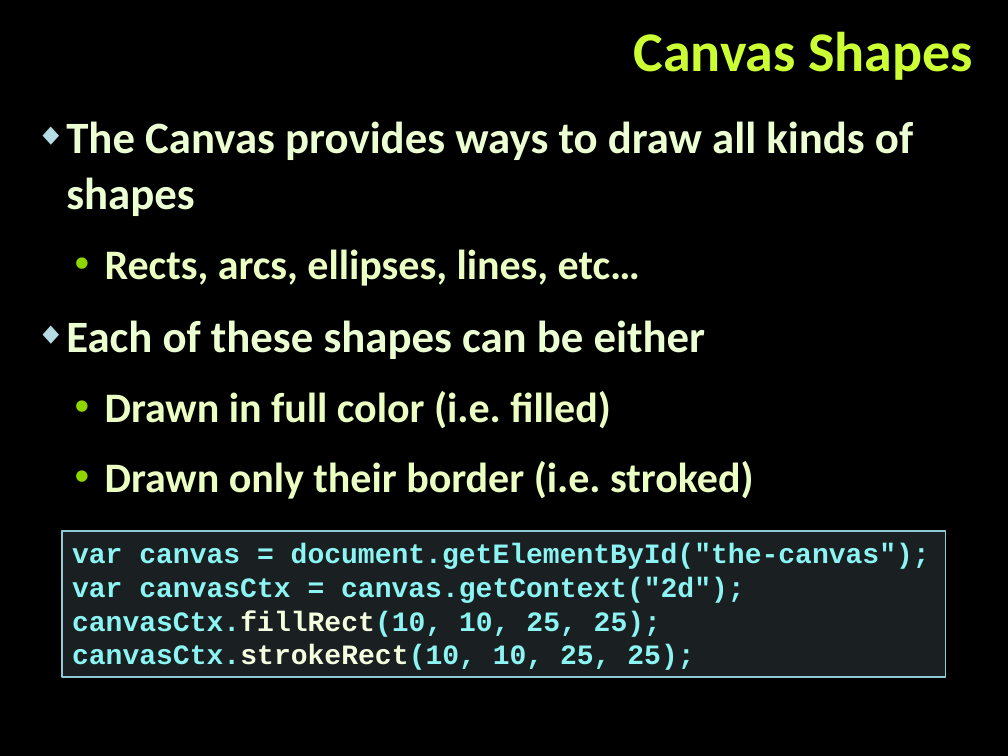
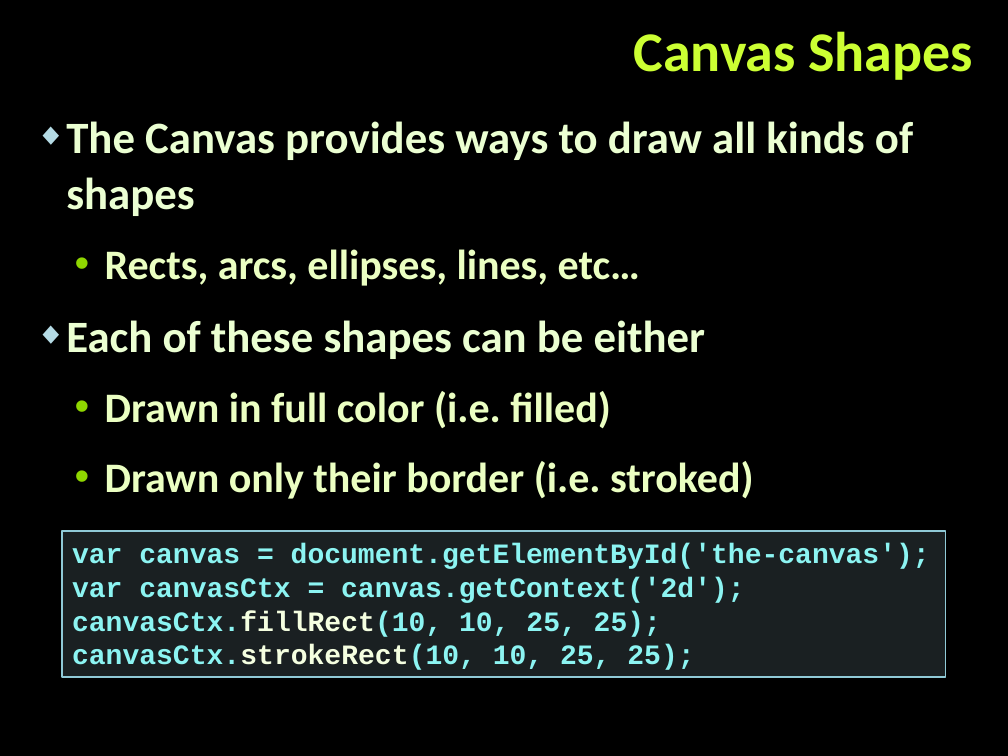
Before and after one commit to StefanSinapov/TelerikAcademy, a slide deck: slide 10 of 8. JavaScript UI & DOM/Lectures/02. Canvas.pptx. Drawn at 1008x756 pixels with LibreOffice and Linux fonts; fonts in the diff are those of the drawing; background and template pictures are left out. Boxes give left, top, right and bottom in pixels: in the first picture for what was removed or moved away, otherwise in the second. Text is boxed around its words. In the diff, an @@ line names an element or a change of style, - is before the commit and + after.

```diff
--- a/8. JavaScript UI & DOM/Lectures/02. Canvas.pptx
+++ b/8. JavaScript UI & DOM/Lectures/02. Canvas.pptx
@@ text in rectangle at <box>72,544,930,603</box>: text changed @@
-var canvas = document.getElementById("the-canvas");
-var canvasCtx = canvas.getContext("2d");
+var canvas = document.getElementById('the-canvas');
+var canvasCtx = canvas.getContext('2d');
```
Also in this commit, not shown: 8 other slides changed, 5 slides added, 6 other files.
